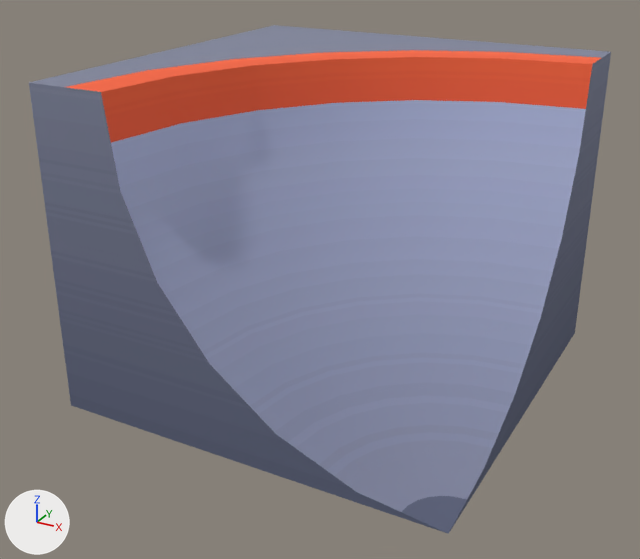
Before and after pictures for a commit that changed the glTF model models/kenney_skate_park/bowl-corner-inner.glb.
Rendered twice from a 50 mm camera at (0.96, -1.867, 1.175) aimed at (-0.026, -0.075, 0.279). Arrows for +X, +Y and +Z are at lower left; the lights stay in place.

Names of what the first picture shows: 'bowl-corner-inner'.
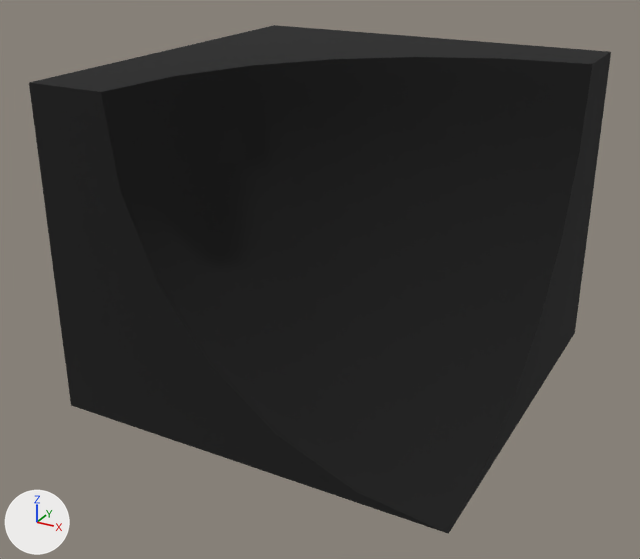
Where the change shows, as pixel boxes (x1, y1, x2, y2) in the pictures (640 x 559 px):
'bowl-corner-inner', recoloured: (29, 25, 611, 534) in both

Patch to the scene script:
```diff
--- a/models/kenney_skate_park/bowl-corner-inner.glb.py
+++ b/models/kenney_skate_park/bowl-corner-inner.glb.py
@@ mat_colormap_001 @@
+mat_colormap_001 = principled_material('colormap.001')
+mat_colormap_001.base_color = (0.00561, 0.00561, 0.00561)  # black #111111
+mat_colormap_001.roughness = 1.0
@@ me_bowl_corner_inner @@
 me_bowl_corner_inner.from_pydata(...)  # 86 vertices, 136 faces; spans x -0.5..0.5, y -0.5..0.5, z 0.0..0.8
-me_bowl_corner_inner.materials.append(mat_colormap)
+me_bowl_corner_inner.materials.append(mat_colormap_001)  # black #111111
```
